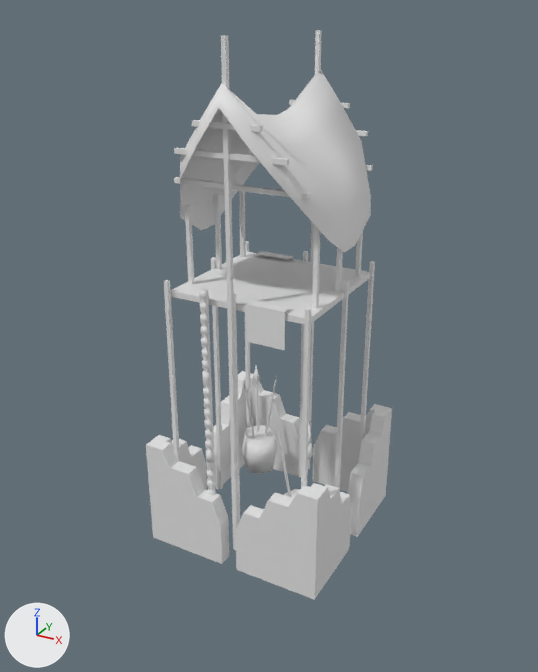
A saved change to the COLLADA model art/meshes/structural/vietnam/wood_tower.dae.
Before and after are seen from a 50 mm camera at (14.5, -24.8, 21.3) aimed at (0.2, 1.2, 8.3). The lights are fixed; the arrows at lower left show +X, +Y and +Z. The picture after the commit comes second. Where no turn or scale is listed for an object, it has been applied to the vertices.

Names of what the first picture shows: 'wooder_tower'.
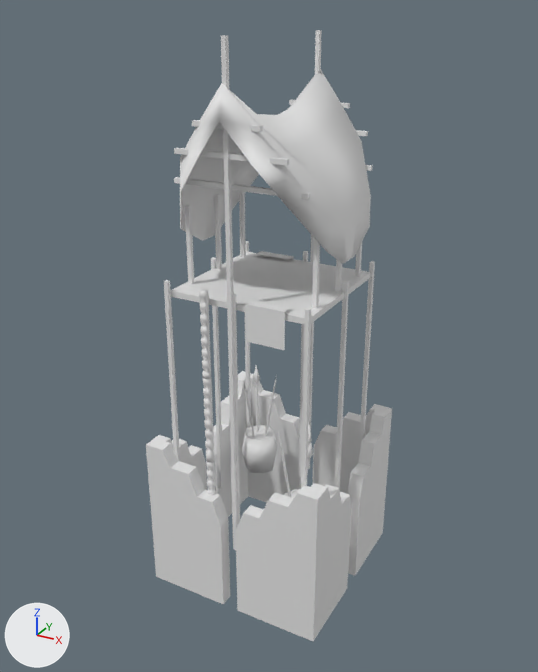
The newer file is also turned or shifted as a whole; pictures and numbers use the older file's frame.

The edits, one by one:
me_esfera_14079 is used by ob_wooder_tower; location (0.0, 0.0, 0.0).
me_esfera_14079 had 1118 vertices, 1978 faces and spanned x -3.8..4.5, y -2.8..5.5, z -1.2..20.5.
me_esfera_14079 now has 1173 vertices, 2126 faces and spans x -3.8..4.5, y -2.8..5.5, z -3.5..20.5.
Part 1, on me_esfera_14079:
8 vertices are removed from x -2.9..3.7, y -2.5..5.2, z 12.7..16.9.
20 faces are deleted.
10 vertices in x -2.9..3.7, y -2.1..4.7, z 12.7..15.5 move by (0.0, 0.0, -0.4).
2 vertices move from x 0.4, y -2.8..5.4, z 18.3 to x 0.4, y -2.8..5.4, z 17.8.
54 vertices are added at x -2.9..3.7, y -2.7..5.3, z 12.3..19.0.
9 new vertices lie (0.0, 0.0, 1.2) away from vertices in x -2.8..3.6, y -2.0..3.3, z 12.3..15.1.
162 new faces join them.
Part 2, on me_esfera_14079:
56 vertices in x -3.8..4.5, y -2.8..5.5, z -1.2 move by (0.0, 0.0, -2.3).
Other edits to the shape of me_esfera_14079 do not show in these pictures.

Changed parts and their boxes (x1, y1, x2, y2) in the pictures (538 x 672 px; the box of a moved part takes in the faces that stretch with it):
'wooder_tower', reshaped (7% taller)
    before: (146, 30, 392, 600)
    after: (146, 30, 392, 641)
part 1 of me_esfera_14079, built on
    before: (180, 83, 371, 252)
    after: (180, 83, 371, 264)
part 2 of me_esfera_14079, moved or reshaped
    before: (152, 450, 387, 600)
    after: (152, 450, 387, 641)
